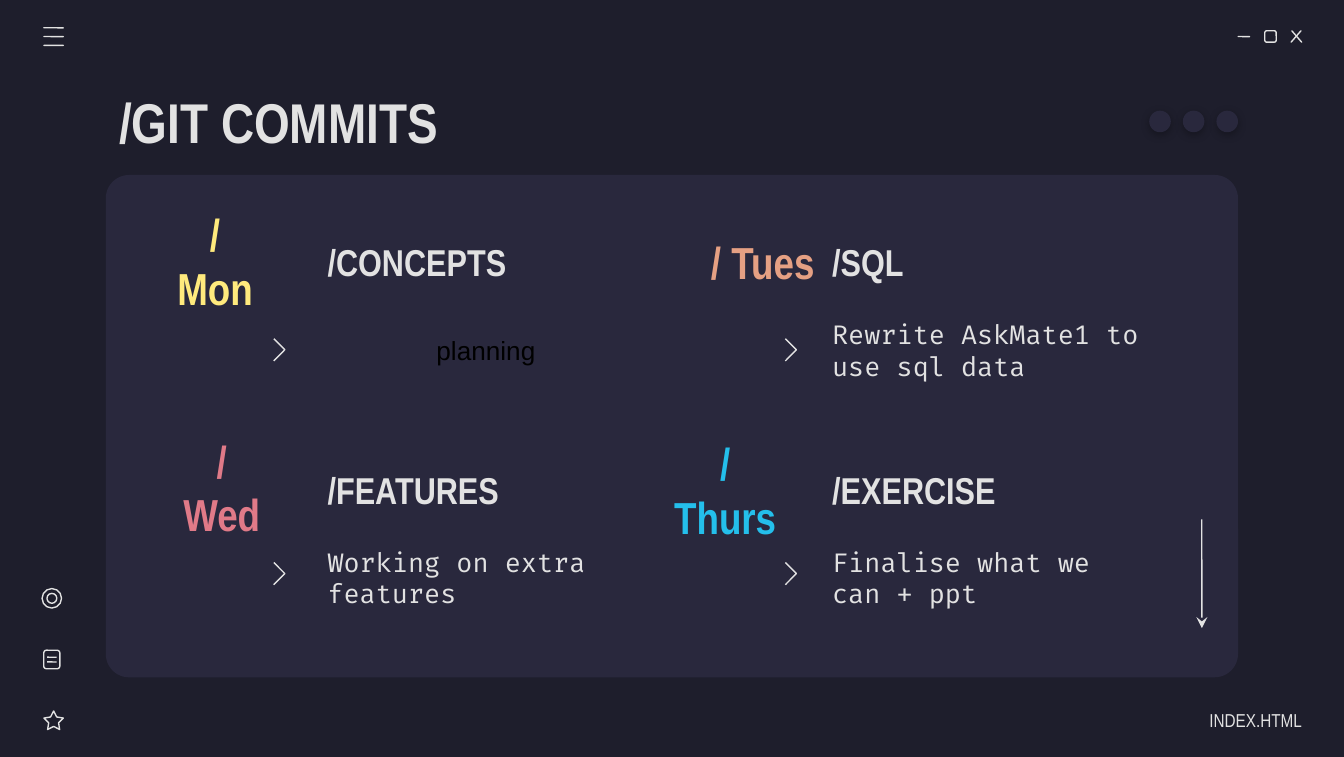
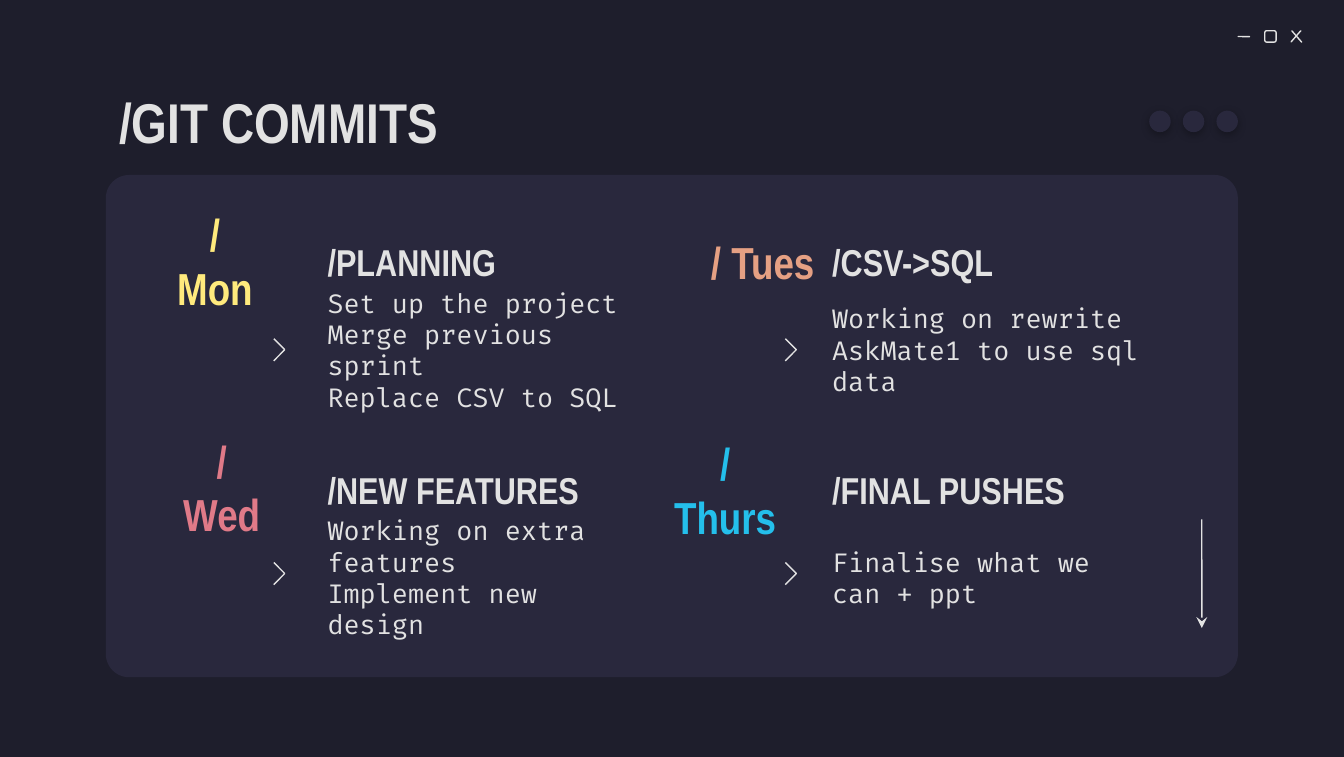
Before and after one commit to CodecoolGlobal/ask-mate-2-python-zsofi82, a slide deck: slide 2 of static/ppt/AskMate2_Movieee.ug.pptx. Drawn at 1344x757 pixels with LibreOffice and Linux fonts; fonts in the diff are those of the drawing. Boxes give left, top, right and bottom in pixels: in the first picture for what was removed or moved away, otherwise in the second. Text is boxed around its words. In the diff, an @@ line names an element or a change of style, - is before the commit and + after.

Commit message:
update presentation

```diff
--- a/static/ppt/AskMate2_Movieee.ug.pptx
+++ b/static/ppt/AskMate2_Movieee.ug.pptx
@@ freeform shape removed at [44, 28, 63, 28] @@
@@ freeform shape removed at [44, 46, 63, 46] @@
@@ freeform shape removed at [44, 36, 63, 36] @@
@@ text at [328, 249, 496, 277]: text changed; size 14 to 20 pt; font Arial to Arial Narrow; text colour #000000 to #E2E2E2; bold on @@
-planning
+/PLANNING
@@ text removed at [328, 249, 507, 277] @@
-/CONCEPTS
@@ text at [832, 249, 993, 283]: text changed @@
-/SQL
+/CSV->SQL
@@ text added at [328, 292, 618, 413], 14 pt, text #E2E2E2 @@
+Set up the project
+Merge previous sprint
+Replace CSV to SQL
@@ text at [832, 308, 1138, 392]: text changed @@
-Rewrite AskMate1 to use sql data
+Working on rewrite AskMate1 to use sql data
@@ text at [328, 477, 579, 505]: text changed @@
-/FEATURES
+/NEW FEATURES
@@ text at [832, 477, 1065, 505]: text changed @@
-/EXERCISE
+/FINAL PUSHES
@@ group removed at [42, 589, 63, 730]: 2 freeform shapes, 2 ellipses, 1 star, 1 rounded rectangle @@
@@ text at [328, 583, 537, 640]: paragraph added @@
+Implement new design
@@ text removed at [1209, 714, 1301, 727] @@
-INDEX.HTML
```
Also in this commit, not shown: 1 other slide changed, 2 slides added, 7 slides removed, 1 other file.
